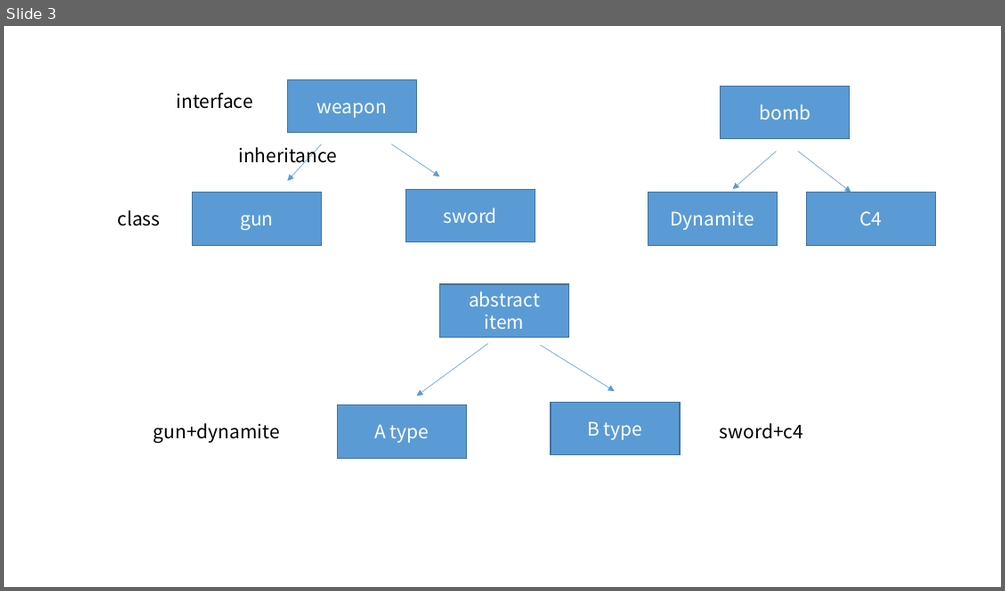
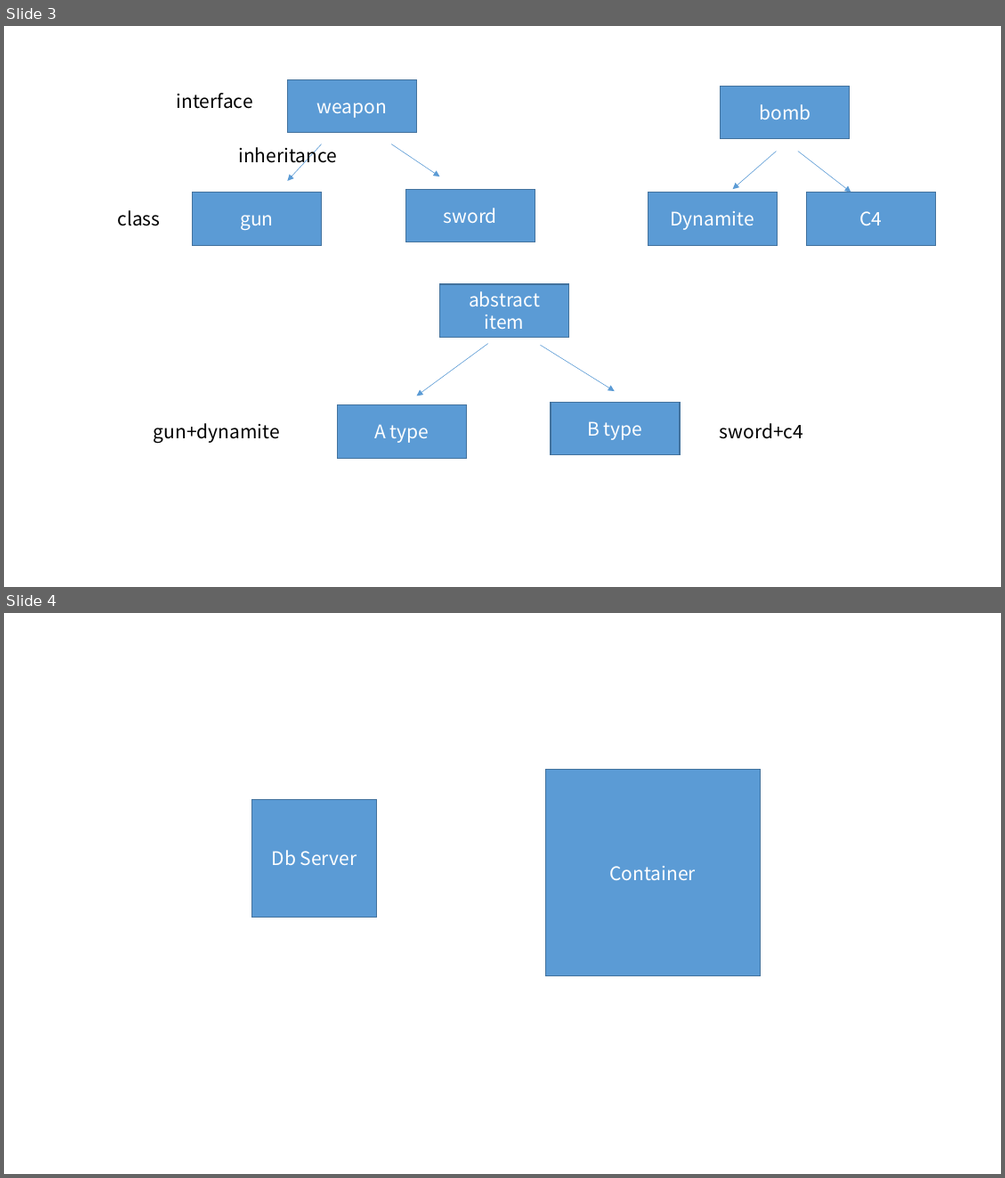
Before and after one commit to zelldingct/T.I.L, a slide deck: 210908그림자료.pptx. Shown one above the other, each under a label of ours: slide 3 before the commit, slides 3 and 4 after it. The pictures are 1005x591 and 1005x1178 pixels, drawn with LibreOffice and Linux fonts; fonts in the diff are those of the drawing. Boxes give left, top, right and bottom in pixels: in the first picture for what was removed or moved away, otherwise in the second. Text is boxed around its words. In the diff, an @@ line names an element or a change of style, - is before the commit and + after.

```diff
--- a/210908그림자료.pptx
+++ b/210908그림자료.pptx
@@ slide 4 added at <box>4,613,1001,1174</box>, background #FFFFFF @@
@@ rectangle added at <box>546,770,760,976</box>, fill #5B9BD5, outline #43739E 1 pt, 18 pt, text #FFFFFF @@
+Container
@@ rectangle added at <box>252,799,376,916</box>, fill #5B9BD5, outline #43739E 1 pt, 18 pt, text #FFFFFF @@
+Db Server
```
Also in this commit, not shown: 2 other files.
